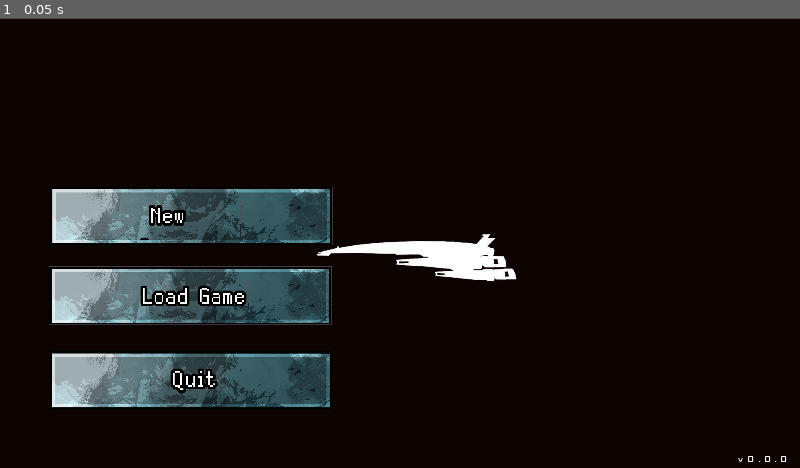
Above: before the commit, frame 1.
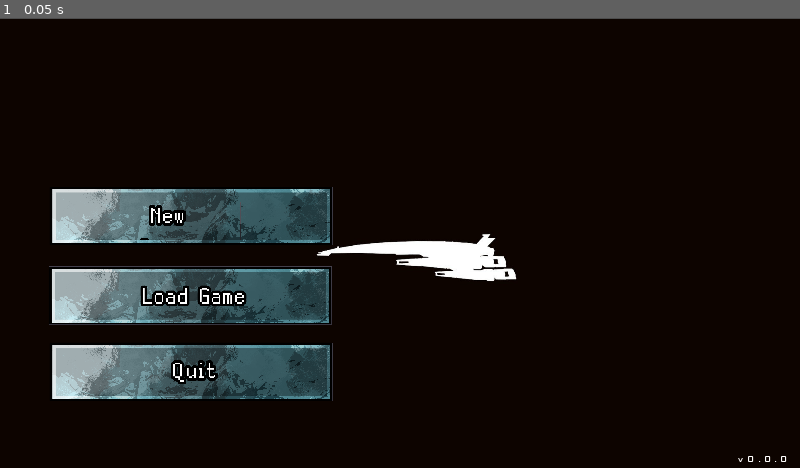
Above: after the commit, the same moment.

Repository: JCachada/gamedevsandbox
Game: Godot game, scene res://MainMenu.tscn
Two runs of this game, one before a commit and one after it. Both use one fixed random seed, a clock stepped at 60 frames per second and the inputs below. Sound files missing from this copy of the repository are replaced by a short silence.
Inputs:
- Up to frame 1 (0.05 s): no input

The runs differ from the first frame. In frame 1, 2.7% of the frame differs, in the area x 6-42%, y 60-87%.

Commit message:
Refs #1: transforms QuitGame richTextLabel into a button. Implements functionality of closing the application.

Diff:
--- a/MainMenu.gd
+++ b/MainMenu.gd
@@ -13,3 +13,6 @@
 
 func _on_New_Game_pressed():
 	get_tree().change_scene("res://mapNodes/PLACEHOLDER_MapNode.tscn")
+
+func _on_Quit_pressed():
+	get_tree().quit()
--- a/MainMenu.tscn
+++ b/MainMenu.tscn
@@ -44,15 +44,12 @@
 anchor_top = 1.0
 anchor_right = 0.5
 anchor_bottom = 1.0
-margin_left = -840.519
-margin_top = -674.777
-margin_right = 1425.48
-margin_bottom = -206.777
+margin_left = -841.0
+margin_top = -675.0
+margin_right = 1425.0
+margin_bottom = -207.0
 rect_scale = Vector2( 0.3, 0.3 )
 icon = ExtResource( 2 )
-__meta__ = {
-"_edit_lock_": true
-}
 
 [node name="RichTextLabel" type="RichTextLabel" parent="New Game"]
 anchor_left = 0.5
@@ -85,23 +82,24 @@
 anchor_top = 0.5
 anchor_right = 0.5
 anchor_bottom = 0.5
-margin_left = -469.5
-margin_top = -104.5
-margin_right = 469.5
-margin_bottom = 104.5
+margin_left = -469.0
+margin_top = -104.0
+margin_right = 470.0
+margin_bottom = 177.0
 custom_fonts/normal_font = SubResource( 2 )
 text = " Load Game"
+scroll_active = false
 __meta__ = {
 "_edit_lock_": true
 }
 
-[node name="Quit" type="TextureRect" parent="."]
-margin_left = 120.0
-margin_top = 800.0
-margin_right = 2374.0
-margin_bottom = 1262.0
+[node name="Quit" type="Button" parent="."]
+margin_left = 118.716
+margin_top = 779.208
+margin_right = 2384.72
+margin_bottom = 1247.21
 rect_scale = Vector2( 0.3, 0.3 )
-texture = ExtResource( 2 )
+icon = ExtResource( 2 )
 __meta__ = {
 "_edit_lock_": true
 }
@@ -111,10 +109,10 @@
 anchor_top = 0.5
 anchor_right = 0.5
 anchor_bottom = 0.5
-margin_left = -233.5
+margin_left = -233.0
 margin_top = -117.0
-margin_right = 233.5
-margin_bottom = 117.0
+margin_right = 234.0
+margin_bottom = 158.0
 custom_fonts/normal_font = SubResource( 4 )
 text = " Quit"
 __meta__ = {
@@ -150,4 +148,5 @@
 autoplay = true
 script = ExtResource( 5 )
 [connection signal="pressed" from="New Game" to="." method="_on_New_Game_pressed"]
+[connection signal="pressed" from="Quit" to="." method="_on_Quit_pressed"]
 [connection signal="finished" from="BackgroundMusic" to="BackgroundMusic" method="_on_BackgroundMusic_finished"]
